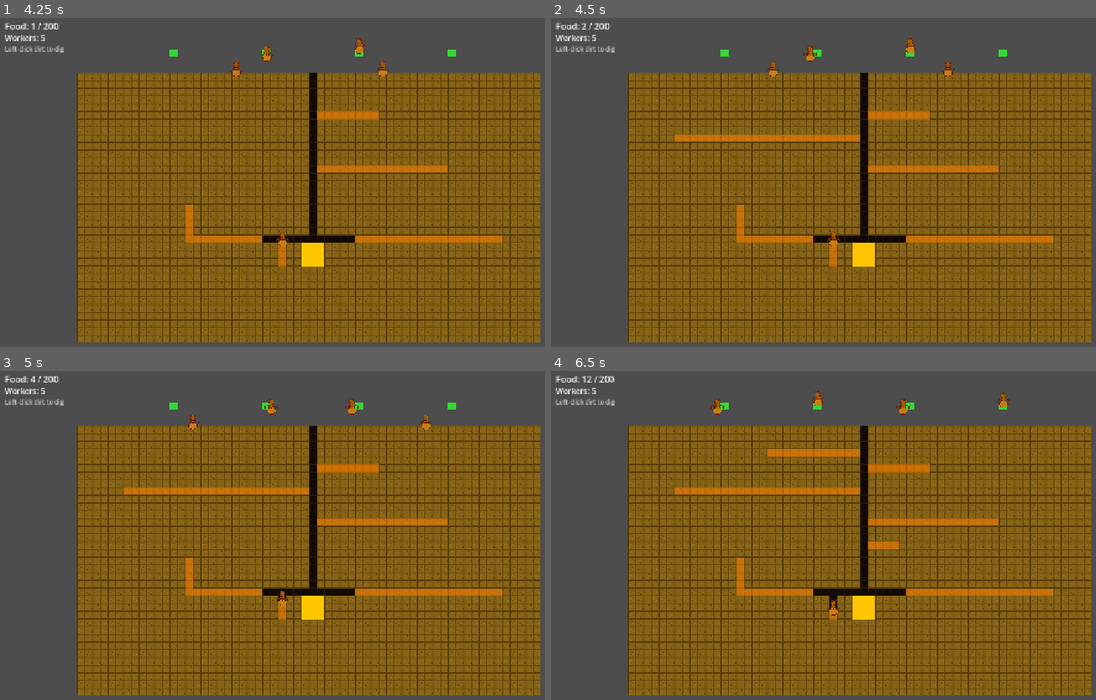
Above: before the commit, frames 1-4 (two rows, left to right).
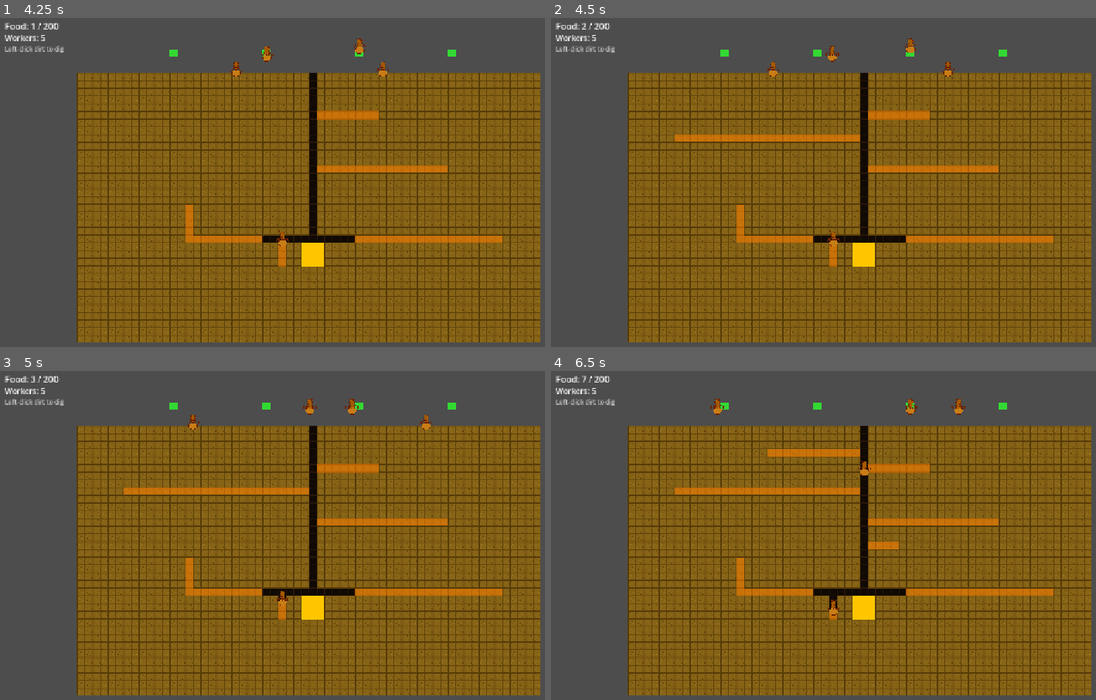
Above: after the commit, the same moments.

Repository: SnazzyTrack9218/ant-colony-wars
Game: Godot game, scene res://scenes/main/main.tscn
Same seed, same stepped clock (60 frames per second), same inputs: the game is played once before the commit and once after it.
Inputs (mouse positions are in pixels of both pictures, inside the frame that each line leads up to):
- Up to frame 1 (4.25 s): tap Enter (ui_accept) at 0.5, 0.77, 1.52, 3.02, 3.77 s; move the mouse to (446, 172) at 0.52 s; hold H 0.53-1.28 s; click (446, 172) at 0.67 s; move the mouse to (185, 205) at 1.27 s; tap M at 1.35 s; click (185, 205) at 1.42 s; move the mouse to (370, 113) at 2.02 s; hold Space 2.03-2.78 s; click (370, 113) at 2.17 s; move the mouse to (277, 258) at 2.77 s; tap H at 2.85 s; click (277, 258) at 2.92 s; move the mouse to (495, 241) at 3.52 s; hold M from 3.53 s (still down); click (495, 241) at 3.67 s
- Up to frame 2 (4.5 s): move the mouse to (676, 136) at 4.27 s; release M at 4.28 s; tap Space at 4.35 s; click (676, 136) at 4.42 s
- Up to frame 3 (5 s): tap Enter (ui_accept) at 4.52 s
- Up to frame 4 (6.5 s): move the mouse to (888, 542) at 5.02 s; hold H 5.03-5.78 s; click (888, 542) at 5.17 s; move the mouse to (769, 453) at 5.77 s; tap M at 5.85 s; click (769, 453) at 5.92 s; tap Enter (ui_accept) at 6.02 s

Frame 1 is identical in both runs. In frame 2, 0.1% of the frame differs, in the area x 46-53%, y 8-14%; in frame 3, 0.1%; in frame 4, 0.4%, in the area x 5-85%, y 1-32%.

Commit message:
Fix: ants re-evaluate jobs before re-adding food source
Previously _do_gather re-added the food job before calling _enter_idle,
so the same ant immediately re-claimed it at distance 0. Now the food
job is re-added one frame later: the ant enters idle first, scores any
queued dig jobs, and commits to one before food reappears. Other ants
will pick up the food job in the meantime.

Co-Authored-By: Claude Sonnet 4.6 <noreply@anthropic.com>

Diff:
--- a/scripts/ants/worker_ant.gd
+++ b/scripts/ants/worker_ant.gd
@@ -192,10 +192,13 @@
 	var food_tile: Vector2i = _current_job.tile_pos
 	GameManager.add_food(1)
 	GameManager.job_queue.complete_job(_current_job.id)
-	# Re-add gather job so the source is persistent.
-	GameManager.job_queue.add_job(JobQueue.TYPE_GATHER, food_tile)
 	_current_job = null
+	# Enter idle NOW while the food job is gone — ant will score dig jobs
+	# before food reappears, so it can be pulled underground if work is waiting.
 	_enter_idle()
+	await get_tree().process_frame
+	if is_instance_valid(self):
+		GameManager.job_queue.add_job(JobQueue.TYPE_GATHER, food_tile)
 
 
 # ── BFS pathfinding ───────────────────────────────────────────────────────────
